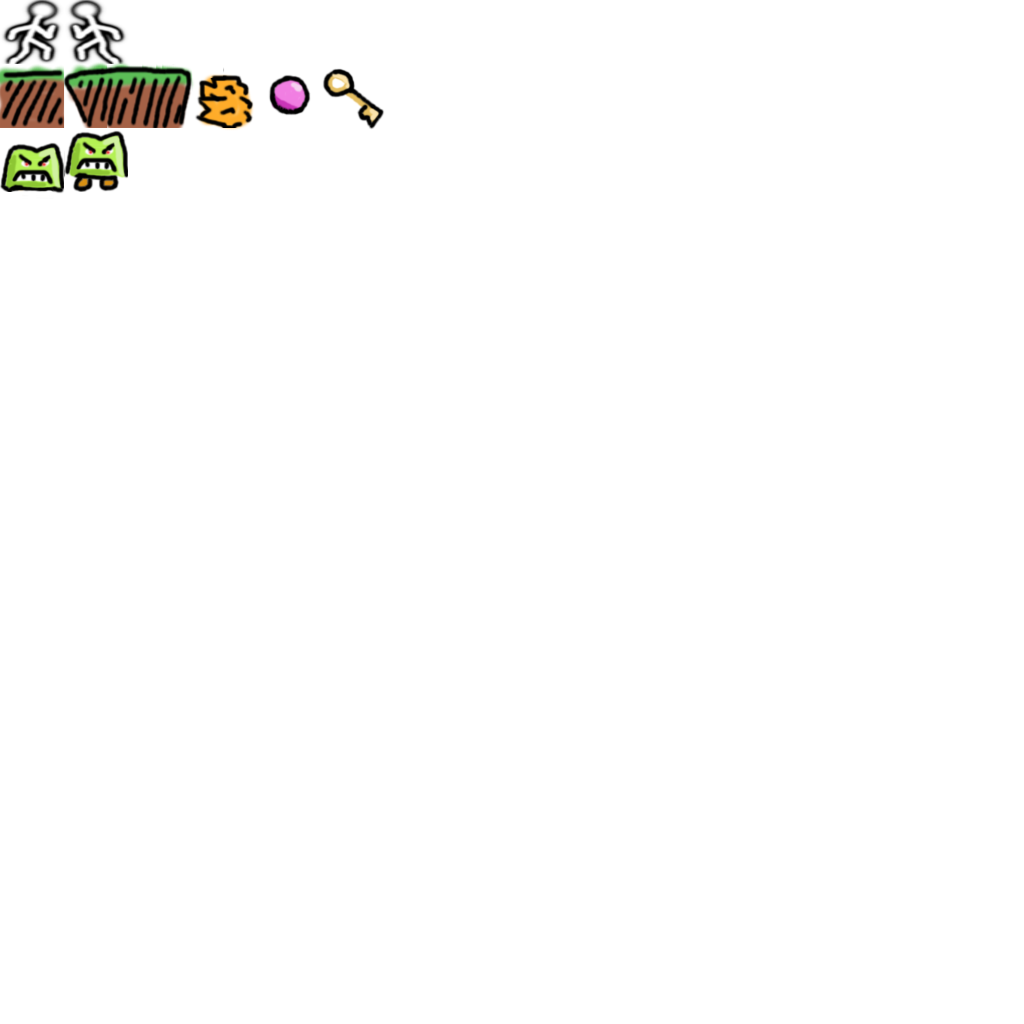
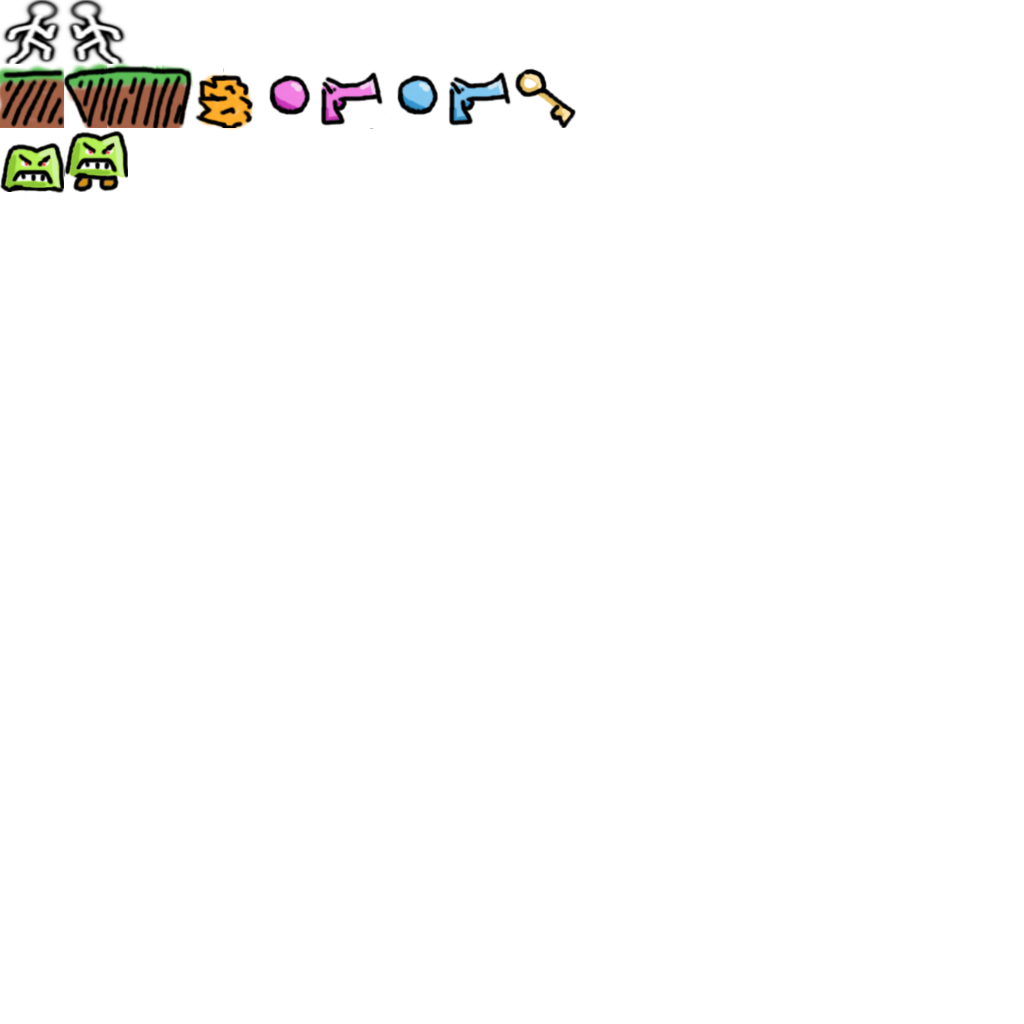
Comparing the layer stacks of the two w=1024, h=1024 images. Changes:
painted on "Layer copy" over (x1=320, y1=68, x2=576, y2=128)
